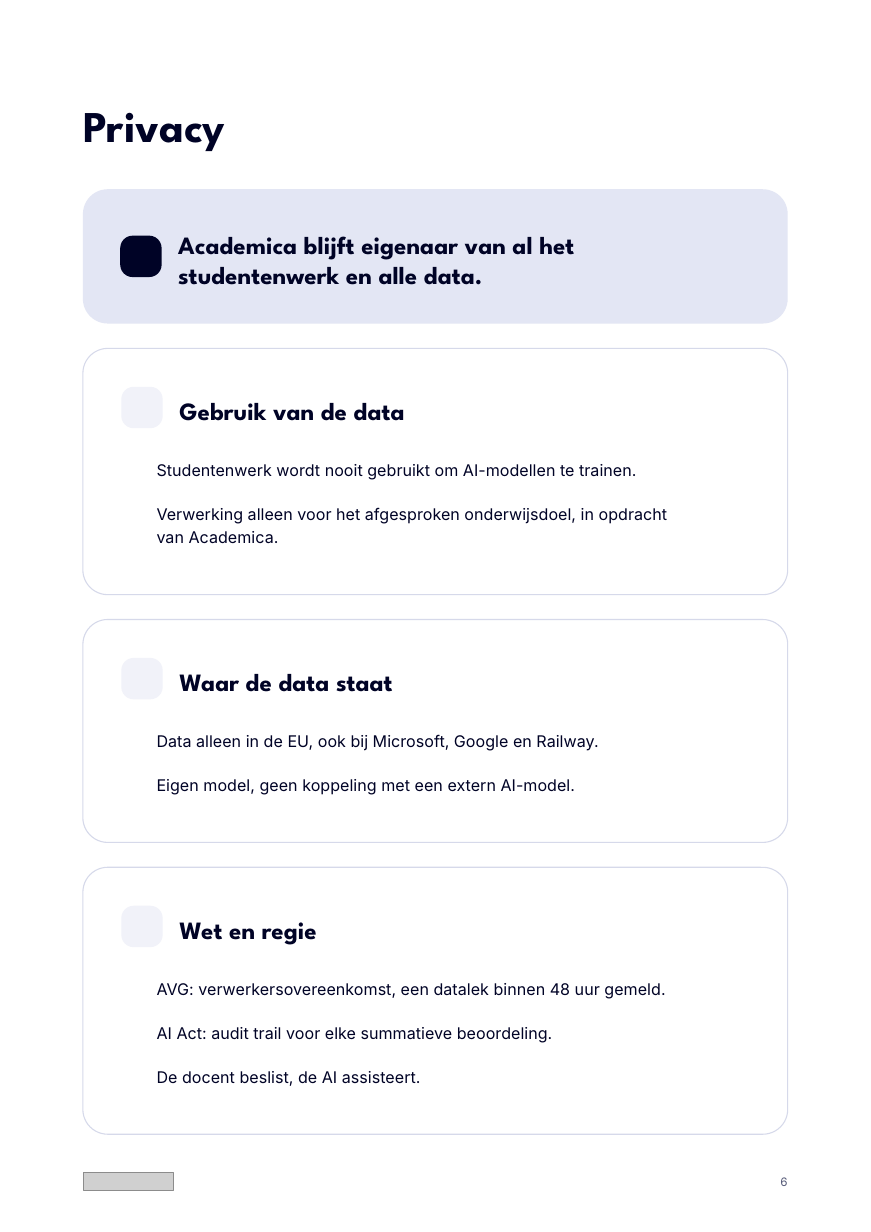
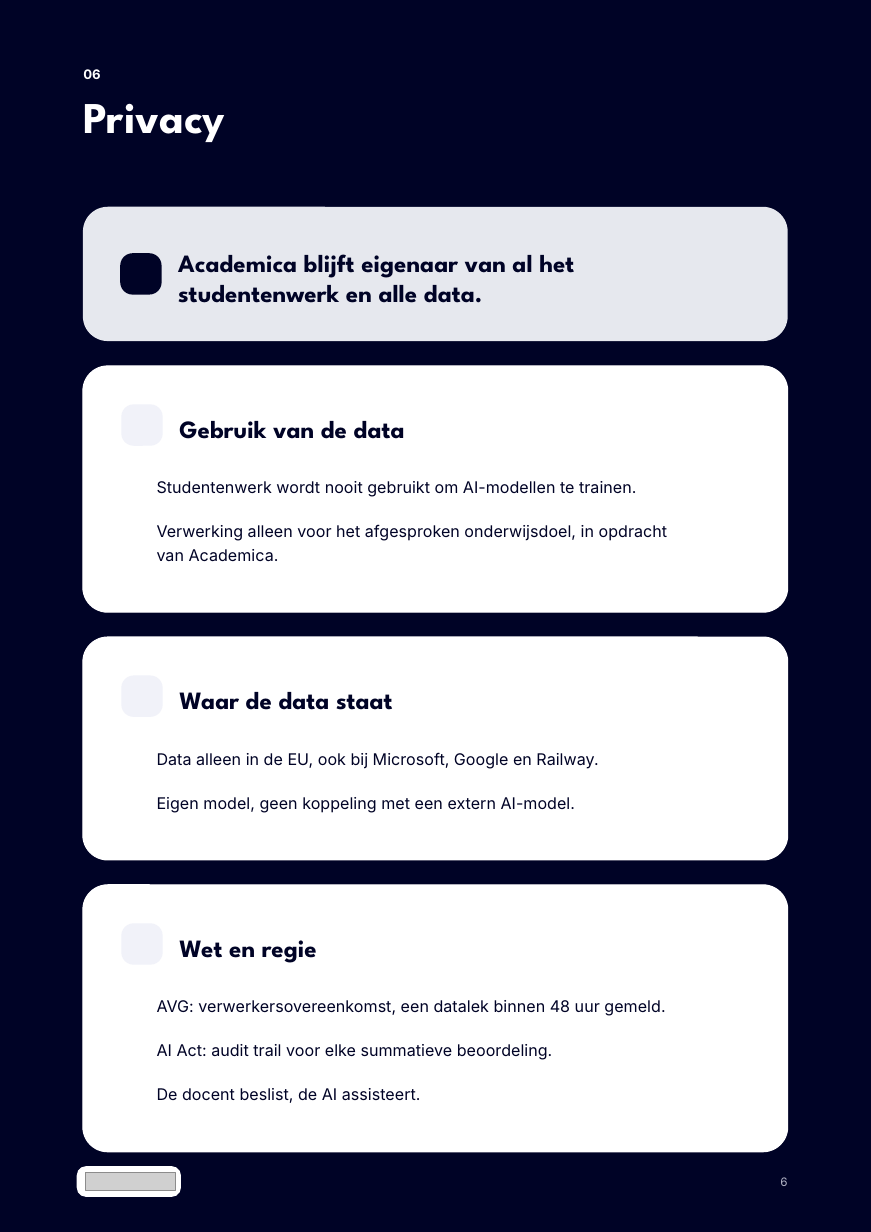
Before and after one commit to Dante-Eduface/Claude, a slide deck: slide 6 of Design/Concepts/document/eduface-document-bewerkbaar.pptx. Drawn at 871x1232 pixels with LibreOffice and Linux fonts; fonts in the diff are those of the drawing; grey boxes stand for pictures; background and template pictures are left out. Boxes give left, top, right and bottom in pixels: in the first picture for what was removed or moved away, otherwise in the second. Text is boxed around its words. In the diff, an @@ line names an element or a change of style, - is before the commit and + after.

```diff
--- a/Design/Concepts/document/eduface-document-bewerkbaar.pptx
+++ b/Design/Concepts/document/eduface-document-bewerkbaar.pptx
@@ rectangle added at [0,0,871,1232], fill #000326 @@
@@ text added at [83,69,100,79], 9 pt, text #FFFFFF, bold @@
+06
@@ text "Privacy": place and size @@
-text "Privacy" at [83,112,225,151]
+text "Privacy" at [83,103,225,142]
@@ text "Privacy" at [83,103,225,142]: text colour #000326 to #FFFFFF @@
@@ rounded rectangle at [83,206,788,341]: fill #E3E6F4 to #E6E8EE @@
@@ 6 texts, 1 rounded rectangle: place and size @@
-6 texts, 1 rounded rectangle at [83,236,788,999]
+6 texts, 1 rounded rectangle at [83,254,788,1016]
@@ fill none to #FFFFFF; outline #D6D9EA 0.75 pt to #FFFFFF 0.75 pt in 3 elements at [83,365,788,612], [83,885,788,1151], [83,637,788,860] @@
@@ 5 texts, 4 rounded rectangles: place and size @@
-5 texts, 4 rounded rectangles at [83,190,788,1134]
+5 texts, 4 rounded rectangles at [83,206,788,1151]
@@ rounded rectangle added at [77,1166,181,1196], fill #FFFFFF @@
@@ text "6" at [780,1177,787,1186]: text colour #555A78 to #B3B5C6 @@
```
Also in this commit, not shown: 5 other slides changed, 21 other files.
